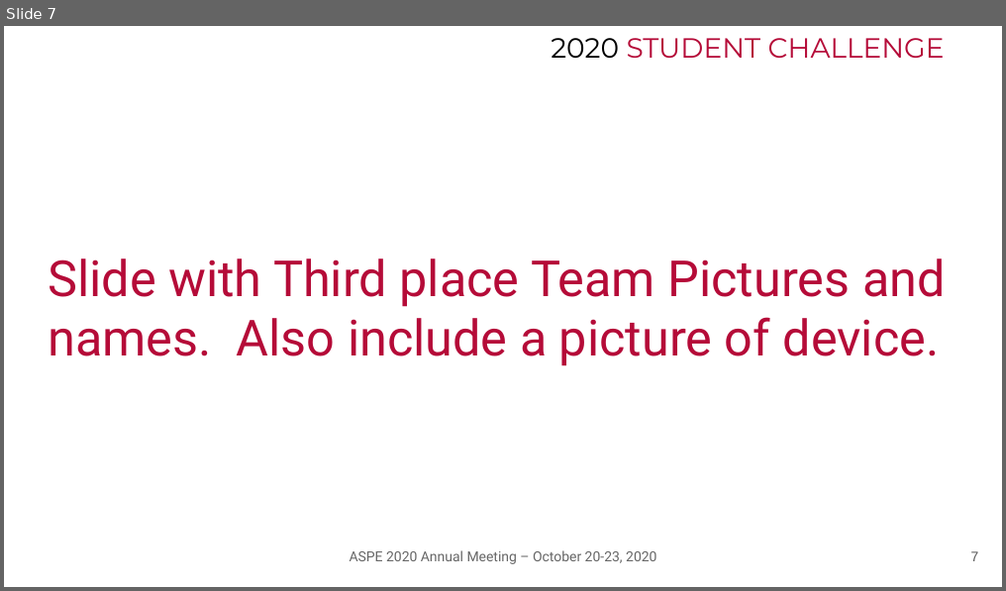
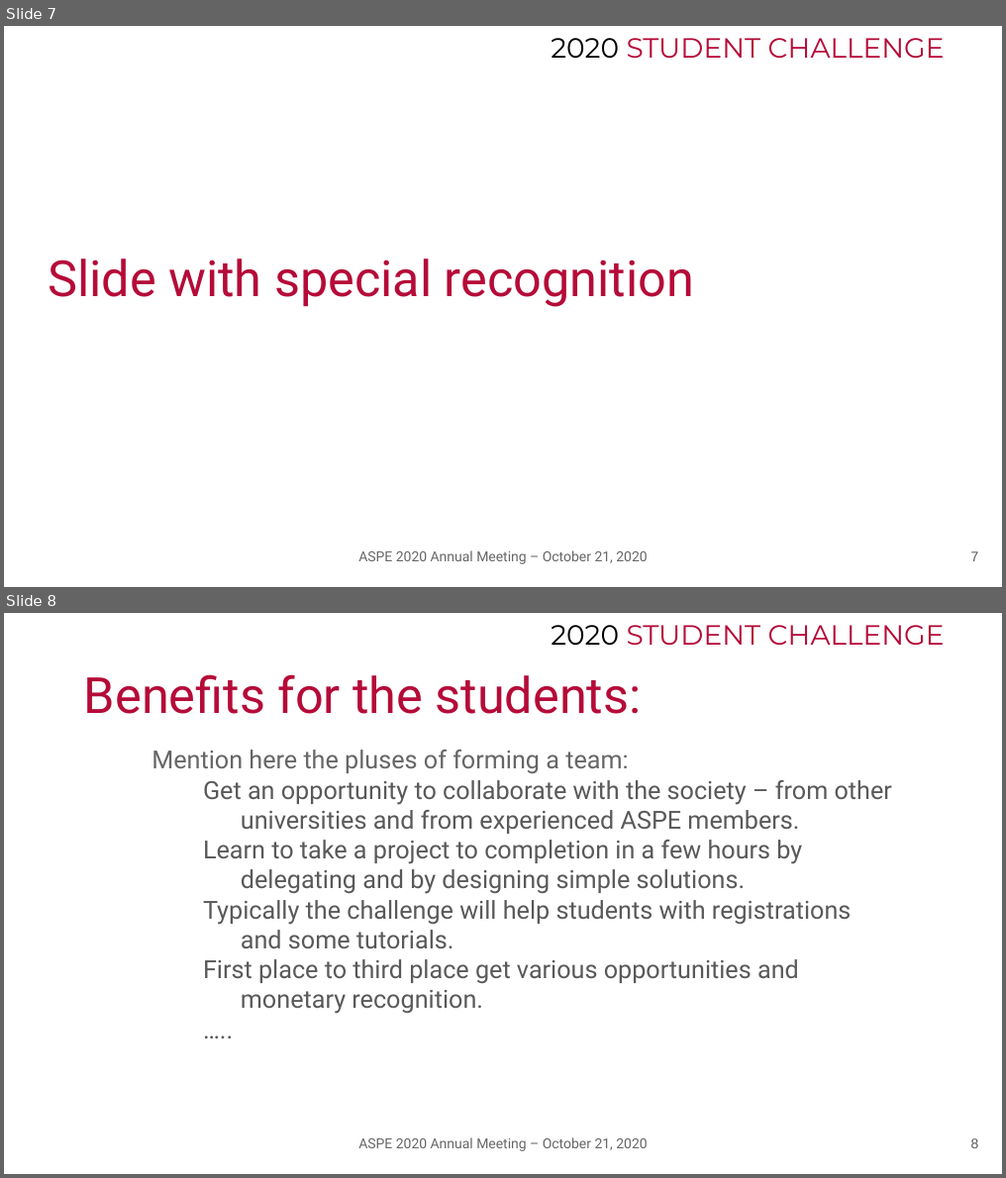
Before and after one commit to ASPE-student-challenge/2020, a slide deck: 2020 ASPE Recognitions...pptx. Shown one above the other, each under a label of ours: slide 7 before the commit, slides 7 and 8 after it. The pictures are 1006x591 and 1006x1178 pixels, drawn with LibreOffice and Linux fonts; fonts in the diff are those of the drawing; background and template pictures are left out. Boxes give left, top, right and bottom in pixels: in the first picture for what was removed or moved away, otherwise in the second. Text is boxed around its words. In the diff, an @@ line names an element or a change of style, - is before the commit and + after.

Commit message:
Update 2020 ASPE Recognitions...pptx
added two slides for recruting...

```diff
--- a/2020 ASPE Recognitions...pptx
+++ b/2020 ASPE Recognitions...pptx
@@ slide 8 added at (x1=4, y1=613, x2=1002, y2=1174), background #FFFFFF; not listed: 1 template element that a slide beside it also shows @@
@@ title added at (x1=84, y1=674, x2=642, y2=714), 36 pt, text #B50B38 @@
+Benefits for the students:
@@ subtitle added at (x1=152, y1=750, x2=892, y2=1014), 18 pt, text #595959 @@
+Mention here the pluses of forming a team:
+  Get an opportunity to collaborate with the society – from other universities and from experienced ASPE members.
+  Learn to take a project to completion in a few hours by delegating and by designing simple solutions.
+  Typically the challenge will help students with registrations and some tutorials.
+  First place to third place get various opportunities and monetary recognition.
+  …..
@@ text added at (x1=358, y1=1138, x2=647, y2=1152), 10 pt, text #666666 @@
+ASPE 2020 Annual Meeting – October 21, 2020
@@ page number added at (x1=971, y1=1139, x2=979, y2=1149), 10 pt, text #595959 @@
+8
@@ slide 7 changed as well @@
@@ title at (x1=48, y1=259, x2=694, y2=307): text changed @@
-Slide with Third place Team Pictures and names. Also include a picture of device.
+Slide with special recognition
@@ text at (x1=358, y1=551, x2=647, y2=565): text changed @@
-ASPE 2020 Annual Meeting – October 20-23, 2020
+ASPE 2020 Annual Meeting – October 21, 2020
```
Also in this commit, not shown: 7 other slides changed, 1 other slide added.
